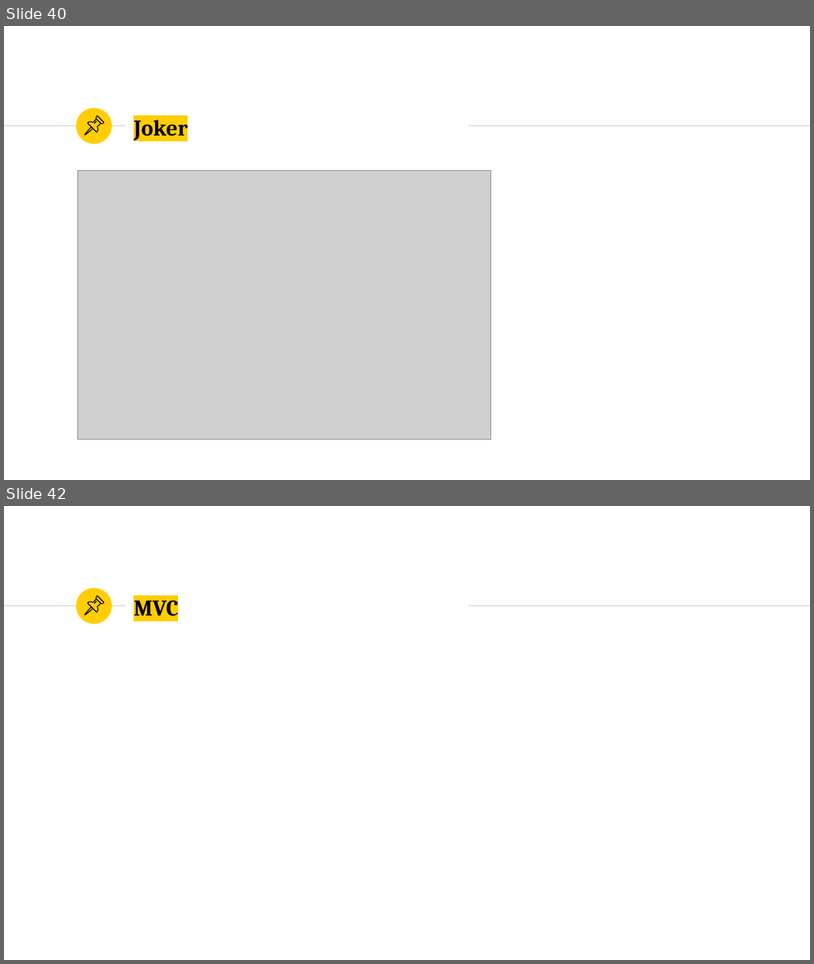
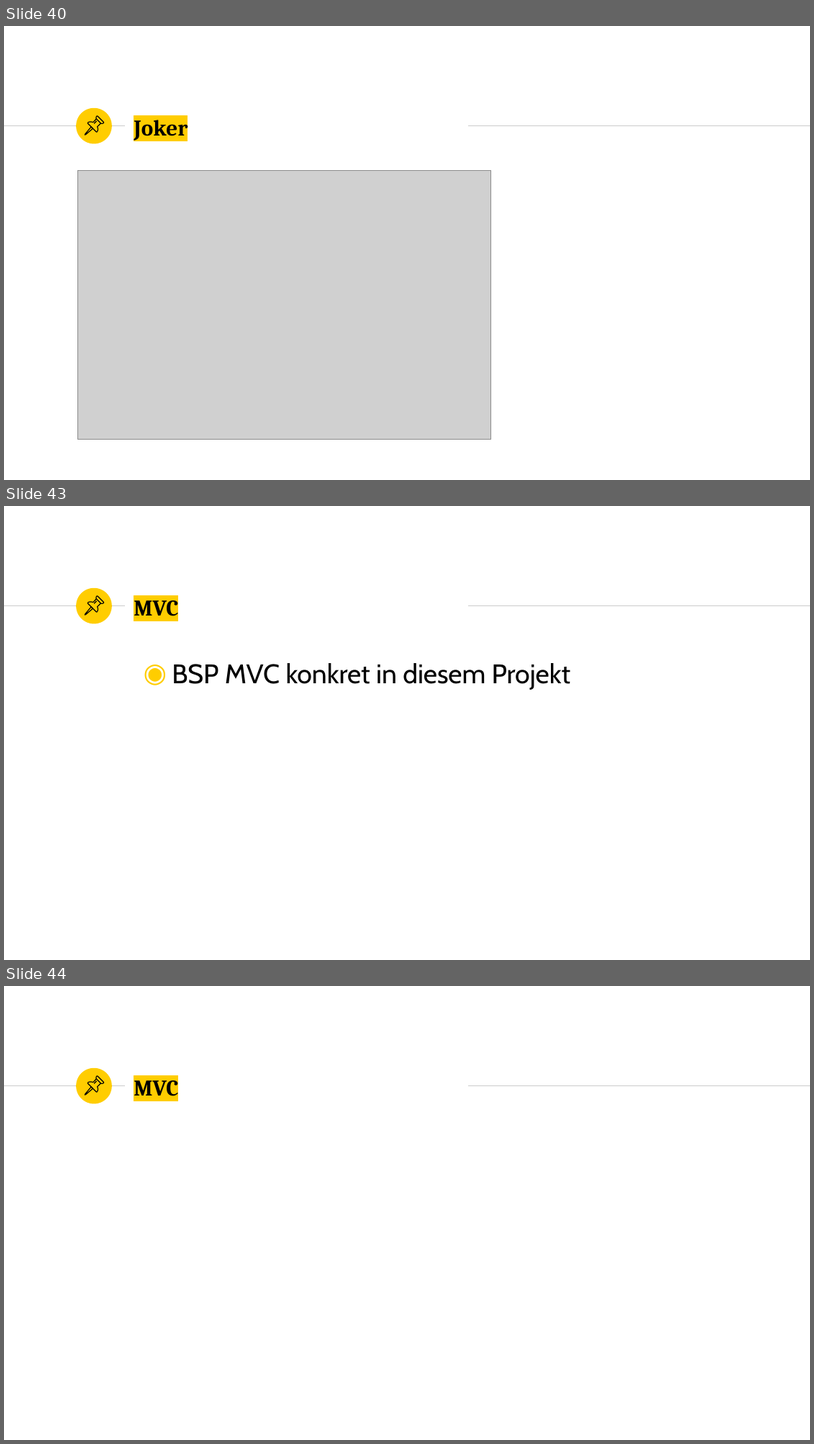
Before and after one commit to marcelherd/OOT-Projekt, a slide deck: Presentation/Presentation.pptx. Shown one above the other, each under a label of ours: slides 40 and 42 before the commit, slides 40, 43 and 44 after it; the slides between them are not shown. The pictures are 814x964 and 814x1444 pixels, drawn with LibreOffice and Linux fonts; fonts in the diff are those of the drawing; grey boxes stand for pictures; background and template pictures are left out. Boxes give left, top, right and bottom in pixels: in the first picture for what was removed or moved away, otherwise in the second. Text is boxed around its words. In the diff, an @@ line names an element or a change of style, - is before the commit and + after.

```diff
--- a/Presentation/Presentation.pptx
+++ b/Presentation/Presentation.pptx
@@ slide 43 added at [4,506,810,960], background #FFFFFF; not listed: 3 template elements that a slide beside it also shows @@
@@ group added at [85,596,103,615]: 4 freeform shapes @@
@@ title added at [134,595,178,616], 20 pt, text #000000, bold @@
+MVC
@@ text added at [172,663,571,689], 24 pt, text #000000 @@
+◉ BSP MVC konkret in diesem Projekt
@@ what was slide 42 is now slide 44 @@
```
Also in this commit, not shown: 1 slide changed, 2 other slides added, 1 slide removed.
